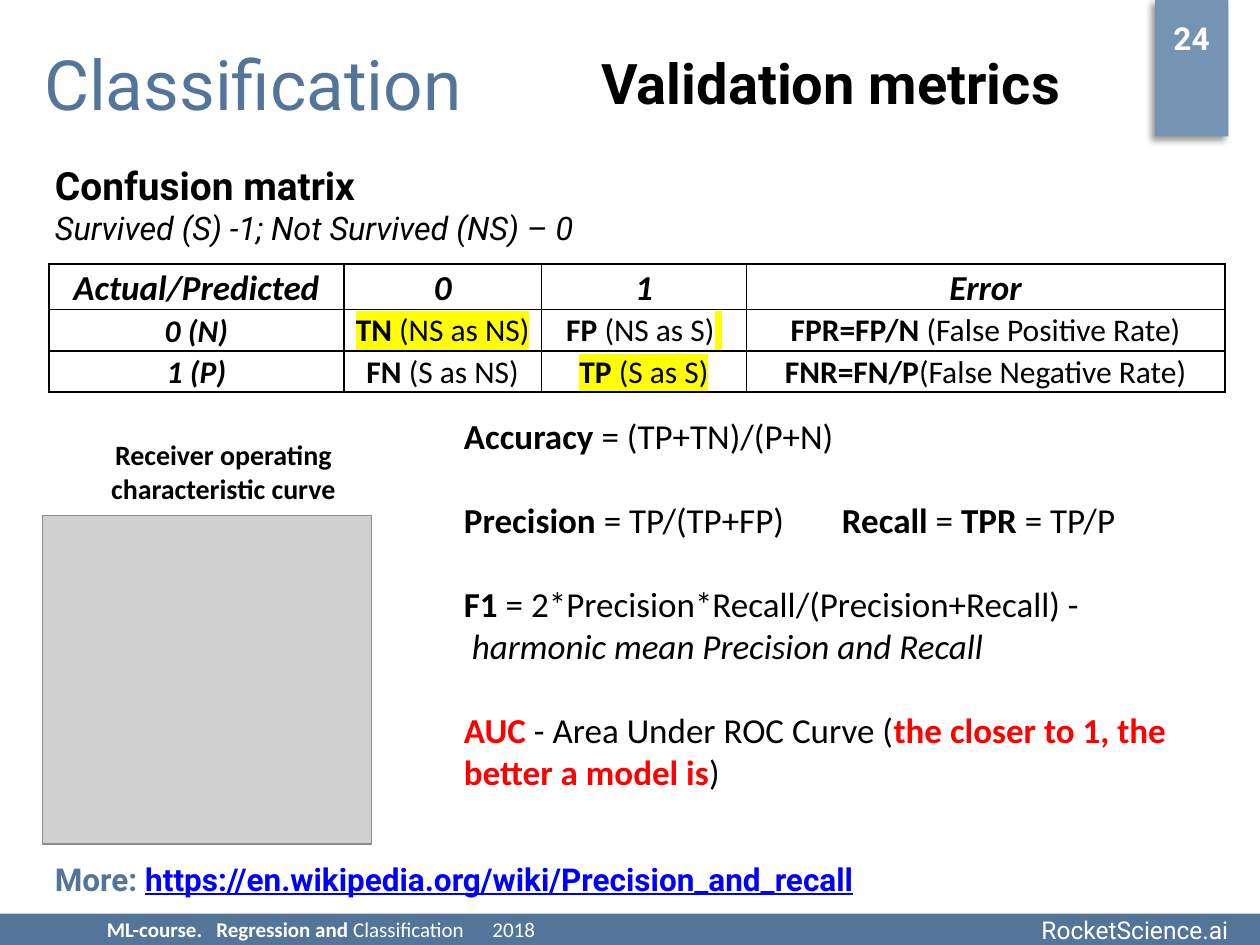
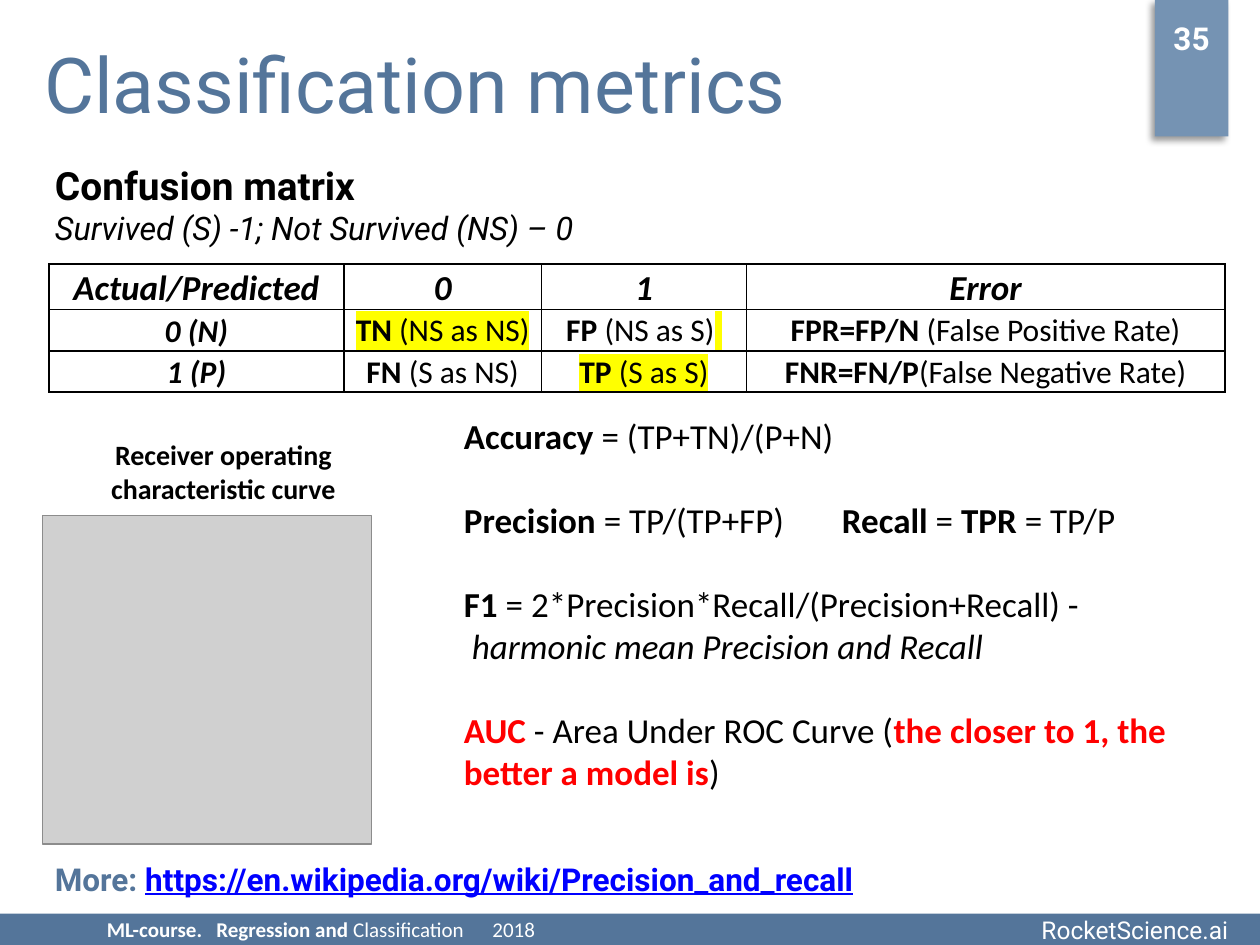
Before and after one commit to rjaffk/tensorby, a slide deck: slide 35 of lecture_2/presentation/lecture_2.pptx (slide 24 before the commit). Drawn at 1260x945 pixels with LibreOffice and Linux fonts; fonts in the diff are those of the drawing; grey boxes stand for pictures; background and template pictures are left out. Boxes give left, top, right and bottom in pixels: in the first picture for what was removed or moved away, otherwise in the second. Text is boxed around its words. In the diff, an @@ line names an element or a change of style, - is before the commit and + after.

```diff
--- a/lecture_2/presentation/lecture_2.pptx
+++ b/lecture_2/presentation/lecture_2.pptx
@@ text at (1173,27,1209,50): text changed @@
-24
+35
@@ title at (44,54,785,114): text changed; size 39.6 to 44 pt @@
-Classification
+Classification metrics
@@ text removed at (602,62,1060,105) @@
-Validation metrics
```
Also in this commit, not shown: 10 other slides changed, 9 slides added, 6 other files.
